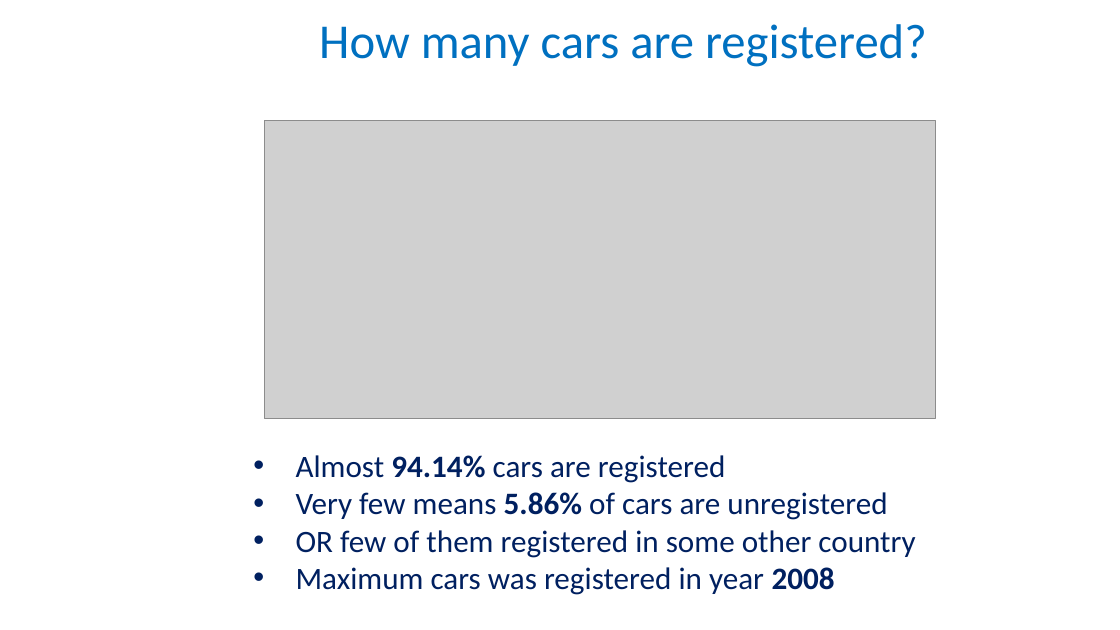
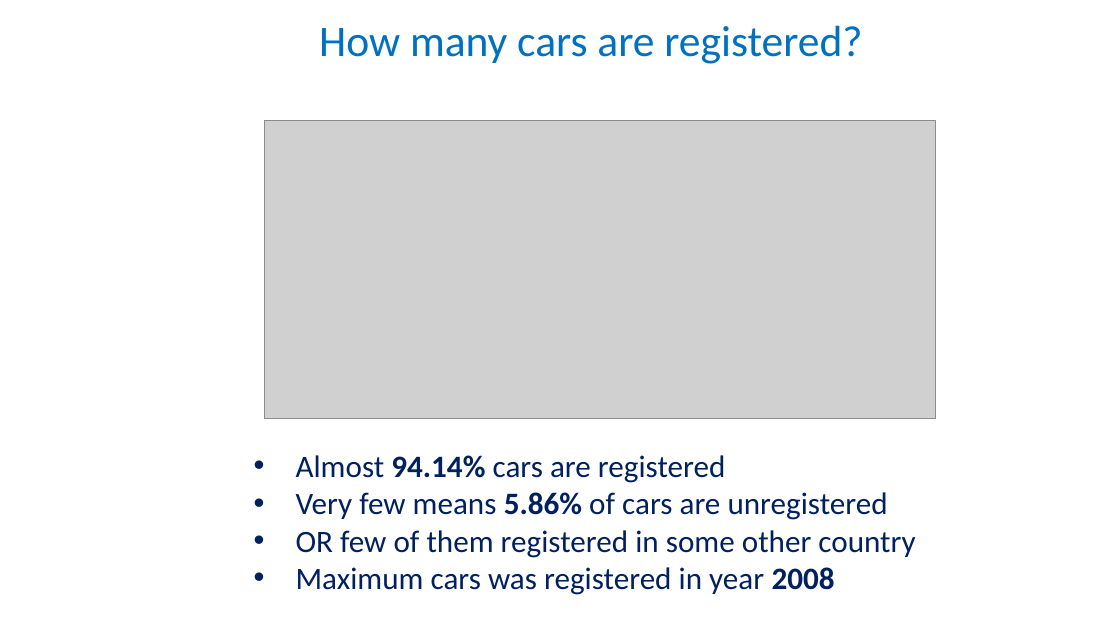
Before and after one commit to harshalkvibhandik/DataScienceProjects, a slide deck: slide 5 of Accredian/CDF_Project/EDA_1/Presentation_on_Used_Cars_Dataset_EDA.pptx. Drawn at 1120x630 pixels with LibreOffice and Linux fonts; fonts in the diff are those of the drawing; grey boxes stand for pictures; background and template pictures are left out. Boxes give left, top, right and bottom in pixels: in the first picture for what was removed or moved away, otherwise in the second. Text is boxed around its words. In the diff, an @@ line names an element or a change of style, - is before the commit and + after.

Commit message:
Presentation on Used Cars Dataset EDA work and to provide conclusion with an Actionable Insights to company

```diff
--- a/Accredian/CDF_Project/EDA_1/Presentation_on_Used_Cars_Dataset_EDA.pptx
+++ b/Accredian/CDF_Project/EDA_1/Presentation_on_Used_Cars_Dataset_EDA.pptx
@@ title "How many cars are registered?" at <box>319,25,862,64</box>: size 31.3 to 28 pt @@
```
Also in this commit, not shown: 10 other slides changed.
